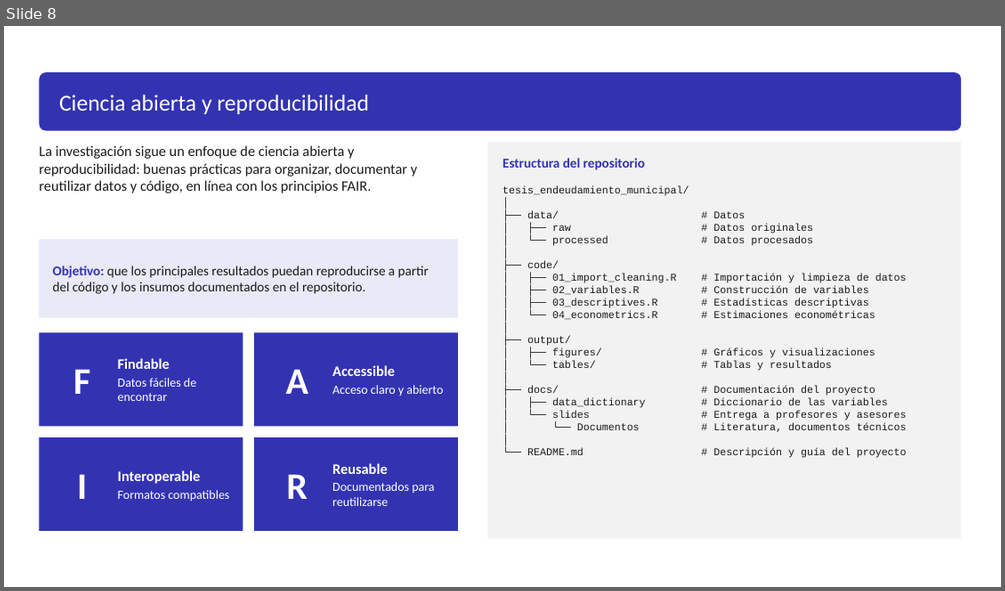
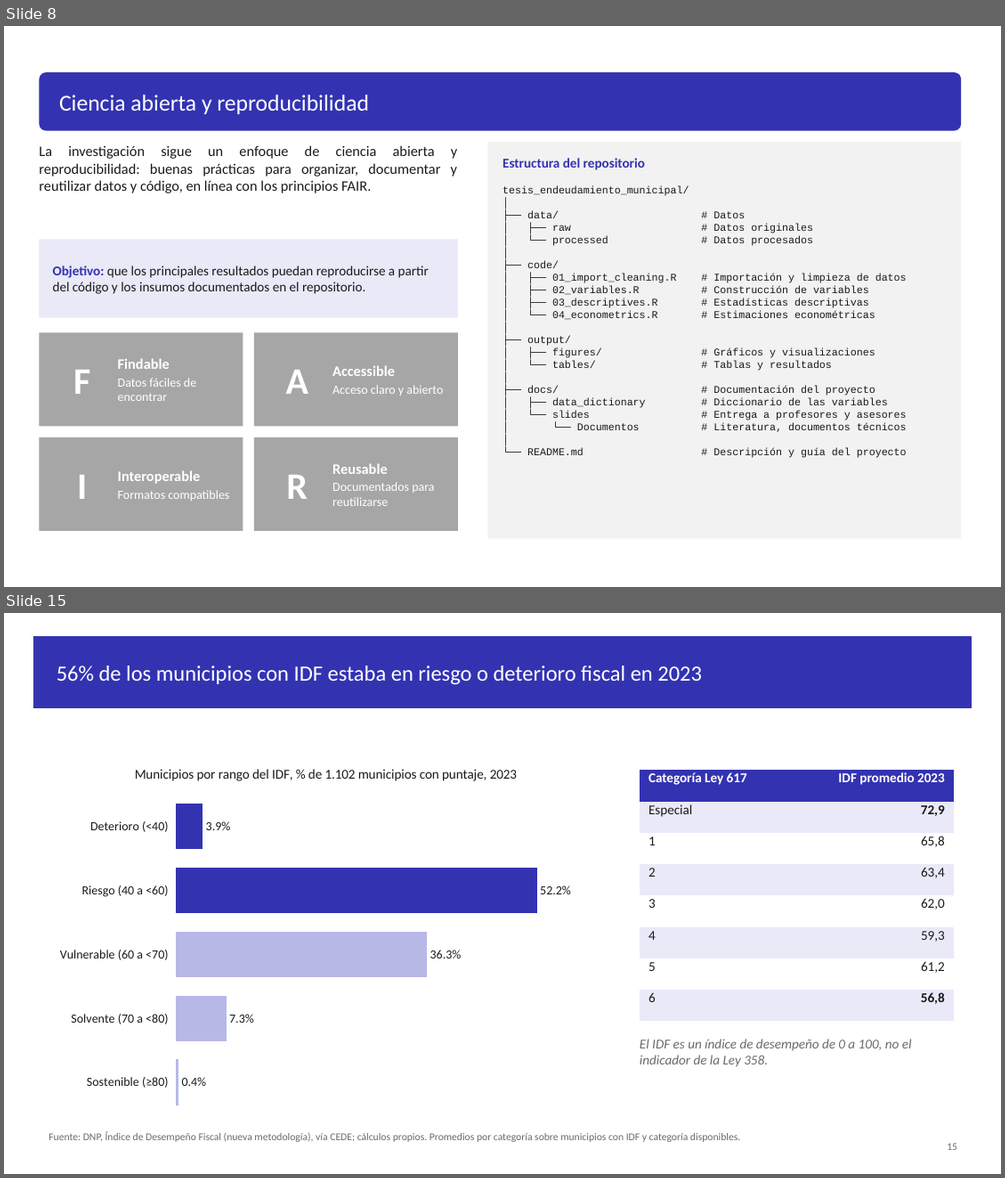
Before and after one commit to Laurarivera34/TESIS_MECA, a slide deck: docs/slides/asesores/Presentación_LauraRivera.pptx. Shown one above the other, each under a label of ours: slide 8 before the commit, slides 8 and 15 after it; the slides between them are not shown. The pictures are 1005x591 and 1005x1178 pixels, drawn with LibreOffice and Linux fonts; fonts in the diff are those of the drawing. Boxes give left, top, right and bottom in pixels: in the first picture for what was removed or moved away, otherwise in the second. Text is boxed around its words. In the diff, an @@ line names an element or a change of style, - is before the commit and + after.

```diff
--- a/docs/slides/asesores/Presentación_LauraRivera.pptx
+++ b/docs/slides/asesores/Presentación_LauraRivera.pptx
@@ slide 15 added at bbox=[4, 613, 1001, 1174], background #FFFFFF @@
@@ rectangle added at bbox=[34, 637, 971, 708], fill #3333B2, outline #3333B2 1 pt @@
@@ title added at bbox=[57, 666, 702, 684], 21 pt, text #FFFFFF @@
+56% de los municipios con IDF estaba en riesgo o deterioro fiscal en 2023
@@ bar chart added at bbox=[48, 751, 602, 1121] @@
+title "Municipios por rango del IDF, % de 1.102 municipios con puntaje, 2023"
+categories: Sostenible (≥80), Solvente (70 a <80), Vulnerable (60 a <70), Riesgo (40 a <60), Deterioro (<40)
+Series 1: 0.4, 7.3, 36.3, 52.2, 3.9
@@ table added at bbox=[639, 770, 954, 1022], 8 rows, 2 columns @@
+Categoría Ley 617 | IDF promedio 2023
+Especial | 72,9
+1 | 65,8
+2 | 63,4
+3 | 62,0
+4 | 59,3
+5 | 61,2
+6 | 56,8
@@ text added at bbox=[639, 1038, 912, 1067], 13 pt, text #6B6B6B, italic @@
+El IDF es un índice de desempeño de 0 a 100, no el indicador de la Ley 358.
@@ text added at bbox=[48, 1132, 740, 1142], 10 pt, text #6B6B6B @@
+Fuente: DNP, Índice de Desempeño Fiscal (nueva metodología), vía CEDE; cálculos propios. Promedios por categoría sobre municipios con IDF y categoría disponibles.
@@ page number added at bbox=[947, 1143, 957, 1150], 10 pt, text #6B6B6B @@
+15
@@ slide 8 changed as well @@
@@ text "La investigación sigue un enfoque ..." at bbox=[39, 145, 457, 193]: alignment left to justified @@
@@ fill #3333B2 to #A6A6A6 in 4 elements at bbox=[254, 332, 459, 426], bbox=[254, 437, 459, 531], bbox=[39, 332, 243, 426], bbox=[39, 437, 243, 531] @@
```
Also in this commit, not shown: 11 other slides changed, 16 other slides added, 17 slides removed, 7 other files.
